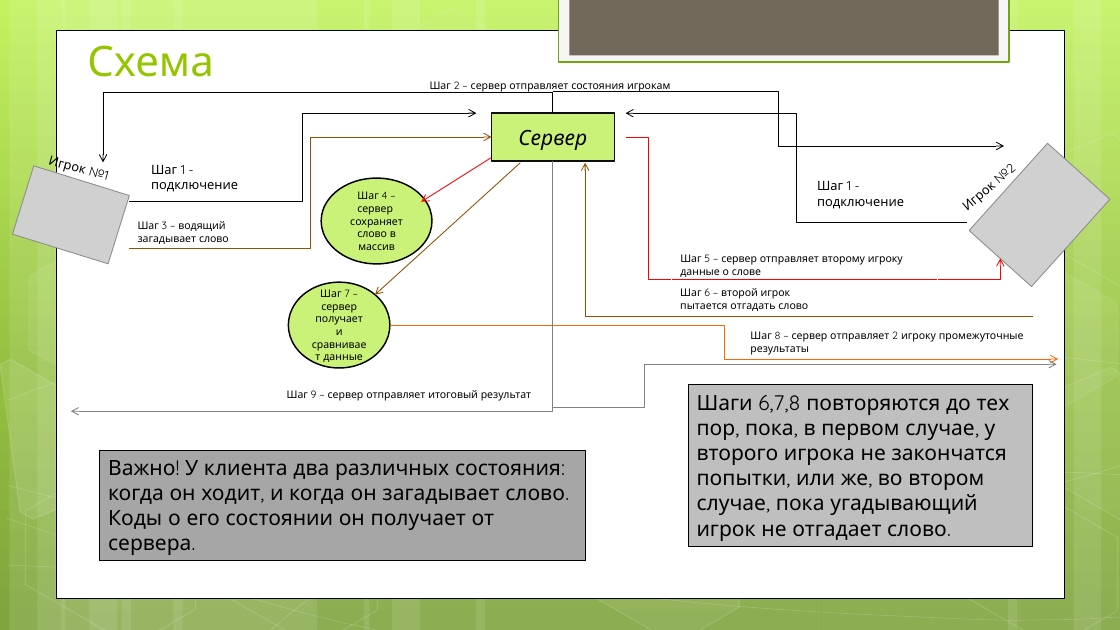
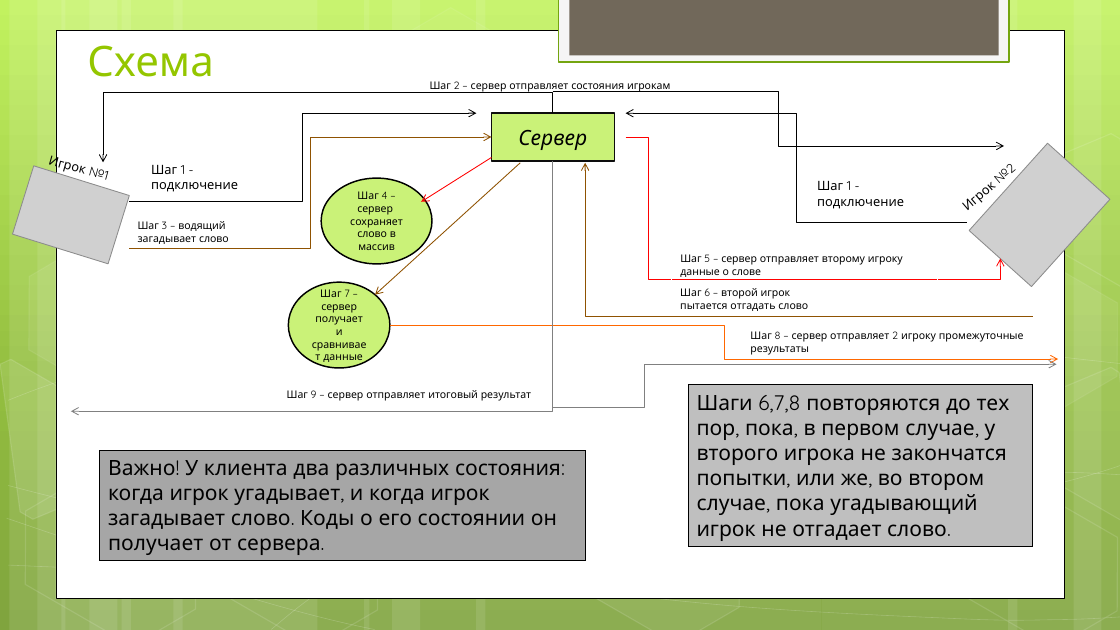
Before and after one commit to Toad-Non-Stop/Toad-Non-Stop, a slide deck: slide 5 of OC_Labs/palach/Презентация курсовой.ppt. Drawn at 1120x630 pixels with LibreOffice and Linux fonts; fonts in the diff are those of the drawing; grey boxes stand for pictures. Boxes give left, top, right and bottom in pixels: in the first picture for what was removed or moved away, otherwise in the second. Text is boxed around its words. In the diff, an @@ line names an element or a change of style, - is before the commit and + after.

```diff
--- a/OC_Labs/palach/Презентация курсовой.ppt
+++ b/OC_Labs/palach/Презентация курсовой.ppt
@@ text in rectangle at [108, 460, 561, 555]: text changed @@
-Важно! У клиента два различных состояния: когда он ходит, и когда он загадывает слово. Коды о его состоянии он получает от сервера.
+Важно! У клиента два различных состояния: когда игрок угадывает, и когда игрок загадывает слово. Коды о его состоянии он получает от сервера.
```
Also in this commit, not shown: 1 other slide changed, 8 slides added.
